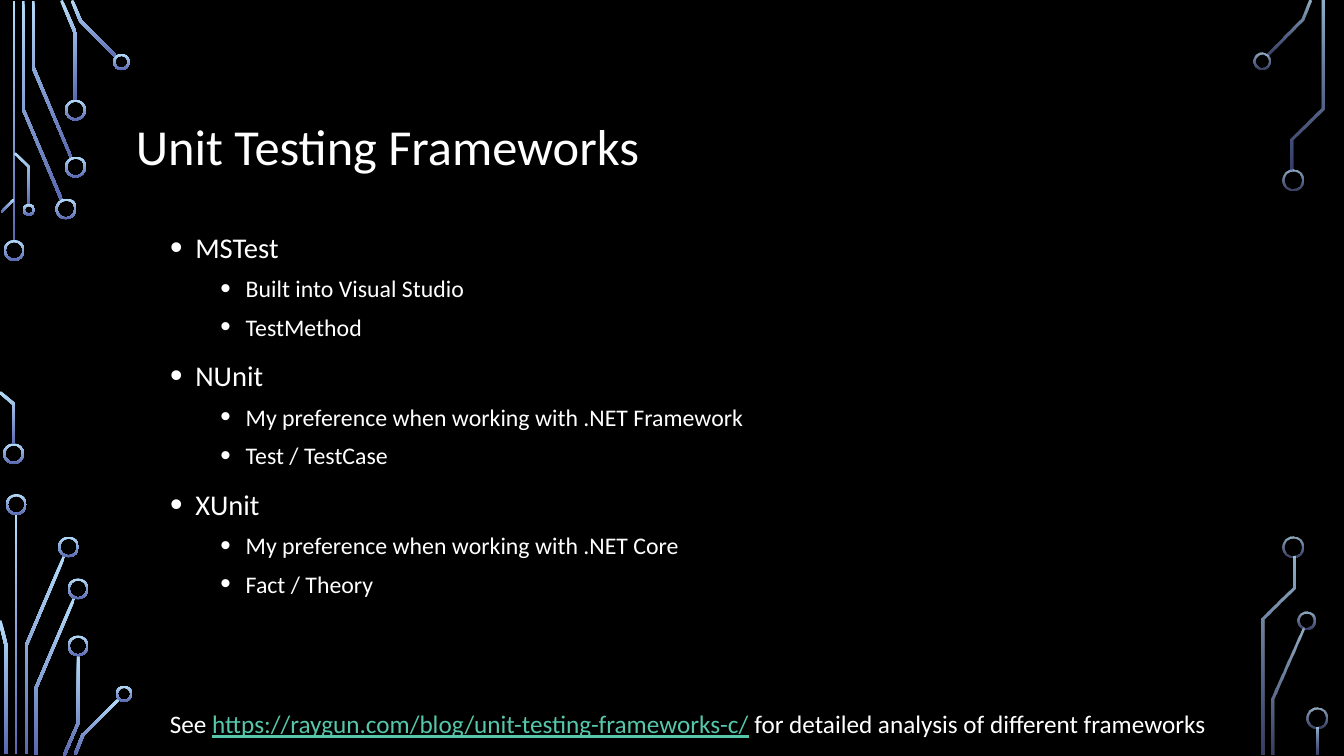
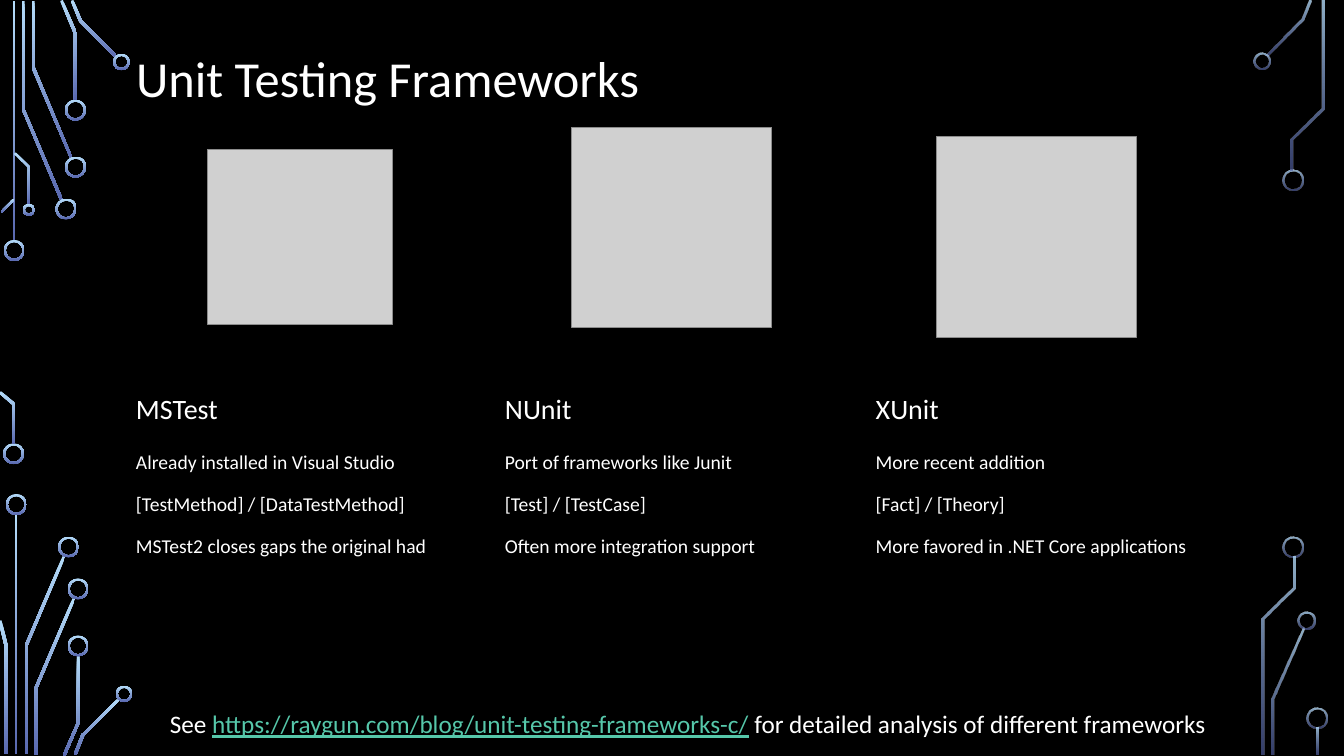
Before and after one commit to IntegerMan/SoftwareQualityTalk, a slide deck: slide 17 of Software Quality Recipes for Legacy.pptx. Drawn at 1344x756 pixels with LibreOffice and Linux fonts; fonts in the diff are those of the drawing; grey boxes stand for pictures; background and template pictures are left out. Boxes give left, top, right and bottom in pixels: in the first picture for what was removed or moved away, otherwise in the second. Text is boxed around its words. In the diff, an @@ line names an element or a change of style, - is before the commit and + after.

```diff
--- a/Software Quality Recipes for Legacy.pptx
+++ b/Software Quality Recipes for Legacy.pptx
@@ text "Unit Testing Frameworks": place and size @@
-text "Unit Testing Frameworks" at box(136, 130, 639, 174)
+text "Unit Testing Frameworks" at box(136, 62, 639, 106)
@@ picture added at box(572, 127, 772, 328) @@
@@ picture added at box(937, 137, 1137, 338) @@
@@ picture added at box(207, 150, 392, 325) @@
@@ text at box(195, 280, 742, 597): paragraphs removed @@
-  • Built into Visual Studio
-  • TestMethod
-• NUnit
-  • My preference when working with .NET Framework
-  • Test / TestCase
-• XUnit
-  • My preference when working with .NET Core
-  • Fact / Theory
@@ text "MSTest": place and size @@
-text "MSTest" at box(195, 239, 742, 597)
+text "MSTest" at box(136, 400, 218, 420)
@@ text "MSTest" at box(136, 400, 218, 420): size 20.4 to 20 pt; bullet • to none; line spacing 1.1 to 0.9; vertical alignment top to bottom @@
@@ text added at box(505, 399, 572, 420), 20 pt, text #FFFFFF @@
+NUnit
@@ text added at box(876, 399, 939, 420), 20 pt, text #FFFFFF @@
+XUnit
@@ text added at box(136, 455, 426, 557), 14 pt, text #FFFFFF @@
+Already installed in Visual Studio
+[TestMethod] / [DataTestMethod]
+MSTest2 closes gaps the original had
@@ text added at box(505, 455, 755, 557), 14 pt, text #FFFFFF @@
+Port of frameworks like Junit
+[Test] / [TestCase]
+Often more integration support
@@ text added at box(876, 455, 1186, 556), 14 pt, text #FFFFFF @@
+More recent addition
+[Fact] / [Theory]
+More favored in .NET Core applications
```
Also in this commit, not shown: 10 other slides changed, 4 slides added, 3 slides removed, 9 other files.
